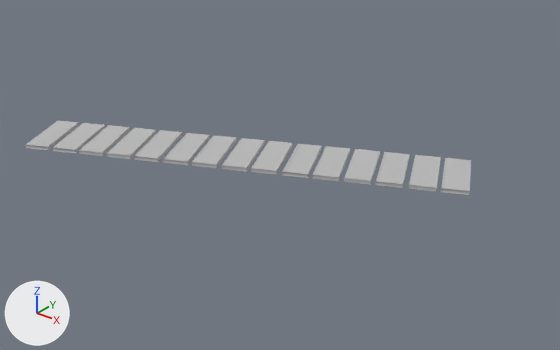
The FBX model TempusState/Assets/Environment/FloatingIsland/Bridge Portal/Bridge2/bridge2.fbx as it was, and as the next commit left it.
Camera for both pictures: a 50 mm camera at (-0.0302, -0.1121, 0.1096) aimed at (-0.0811, -0.0485, 0.0702). The axes (+X, +Y, +Z) are drawn at lower left. The lights are the same throughout. Where no turn or scale is listed for an object, it has been applied to the vertices.
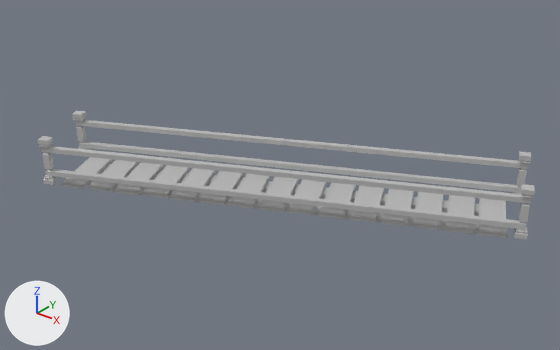
The change, as a diff of the scene's bpy script:
```diff
--- a/TempusState/Assets/Environment/FloatingIsland/Bridge Portal/Bridge2/bridge2.fbx.py
+++ b/TempusState/Assets/Environment/FloatingIsland/Bridge Portal/Bridge2/bridge2.fbx.py
@@ me_mesh @@
-me_mesh.from_pydata(...)  # 480 vertices, 450 faces; spans x -0.1102..-0.06, y -0.0648..-0.0358, z 0.0721..0.0725
+me_mesh.from_pydata(...)  # 912 vertices, 878 faces; spans x -0.0271..0.0271, y -0.0161..0.0161, z -0.0034..0.0034
+# me_mesh part 1: the loose piece of 32 vertices spanning x -0.066..-0.06, y -0.0442..-0.0358, z 0.0721..0.0725 is moved by (0.0849, 0.0504, -0.075)
+# me_mesh part 2: the loose piece of 32 vertices spanning x -0.0691..-0.0631, y -0.0457..-0.0372, z 0.0721..0.0725 is moved by (0.0849, 0.0504, -0.075)
+# me_mesh part 3: the loose piece of 32 vertices spanning x -0.0724..-0.0664, y -0.0472..-0.0387, z 0.0721..0.0725 is moved by (0.0849, 0.0504, -0.075)
+# me_mesh part 4: the loose piece of 32 vertices spanning x -0.0755..-0.0695, y -0.0486..-0.0401, z 0.0721..0.0725 is moved by (0.0849, 0.0504, -0.075)
+# me_mesh part 5: the loose piece of 32 vertices spanning x -0.0944..-0.0884, y -0.0574..-0.049, z 0.0721..0.0725 is moved by (0.0849, 0.0504, -0.075)
+# me_mesh part 6: the loose piece of 32 vertices spanning x -0.0913..-0.0853, y -0.056..-0.0475, z 0.0721..0.0725 is moved by (0.0849, 0.0504, -0.075)
+# me_mesh part 7: the loose piece of 32 vertices spanning x -0.088..-0.082, y -0.0545..-0.046, z 0.0721..0.0725 is moved by (0.0849, 0.0504, -0.075)
+# me_mesh part 8: the loose piece of 32 vertices spanning x -0.0849..-0.0789, y -0.053..-0.0446, z 0.0721..0.0725 is moved by (0.0849, 0.0504, -0.075)
+# me_mesh part 9: the loose piece of 32 vertices spanning x -0.0817..-0.0757, y -0.0515..-0.0431, z 0.0721..0.0725 is moved by (0.0849, 0.0504, -0.075)
+# me_mesh part 10: the loose piece of 32 vertices spanning x -0.0786..-0.0726, y -0.0501..-0.0416, z 0.0721..0.0725 is moved by (0.0849, 0.0504, -0.075)
+# me_mesh part 11: the loose piece of 32 vertices spanning x -0.1069..-0.1009, y -0.0633..-0.0548, z 0.0721..0.0725 is moved by (0.0849, 0.0504, -0.075)
+# me_mesh part 12: the loose piece of 32 vertices spanning x -0.1007..-0.0947, y -0.0604..-0.0519, z 0.0721..0.0725 is moved by (0.0817, 0.049, -0.075)
+# me_mesh part 13: the loose piece of 32 vertices spanning x -0.1038..-0.0978, y -0.0618..-0.0534, z 0.0721..0.0725 is moved by (0.088, 0.0518, -0.075)
+# me_mesh part 14: the loose piece of 32 vertices spanning x -0.0976..-0.0916, y -0.0589..-0.0505, z 0.0721..0.0725 is moved by (0.0849, 0.0504, -0.075)
+# me_mesh part 15: a new loose piece of 208 vertices spanning x -0.0235..0.0271, y -0.0161..0.0084, z -0.0023..0.0034, in mat_lambert1 (grey #bcbcbc)
+# me_mesh part 16: a new loose piece of 208 vertices spanning x -0.0271..0.0235, y -0.0084..0.0161, z -0.0023..0.0034, in mat_lambert1 (grey #bcbcbc)
+# me_mesh part 17: a new loose piece of 32 vertices spanning x -0.0253..-0.0193, y -0.0144..-0.0059, z -0.0029..-0.0025, in mat_blinn14
+# me_mesh part 18: the loose piece of 32 vertices spanning x -0.1102..-0.1042, y -0.0648..-0.0563, z 0.0721..0.0725 is deleted
+# me_mesh part 19
+# 8 vertices are added at x -0.0238..0.0246, y -0.0122..0.0132, z -0.0034
+# 8 new vertices lie (0.0, 0.0, 0.0005) away from vertices in x -0.0238..0.0246, y -0.0122..0.0132, z -0.0034
+# 12 new faces join them, mat_lambert1 (grey #bcbcbc)
 me_mesh.materials.append(mat_blinn14)
+me_mesh.materials.append(mat_lambert1)  # grey #bcbcbc
@@ ob_polysurface385 @@
 ob_polysurface385 = bpy.data.objects.new('polySurface385', me_mesh)
-ob_polysurface385.location = (0.0, 0.0, 0.0)
+ob_polysurface385.location = (-0.0808, -0.04893, 0.07063)
```

Boxes [x1, y1, x2, y2] around the edits, measured in the pictures (560 x 350 px; the box of a moved part takes in the faces that stretch with it):
'polySurface385', reshaped, moved (12% wider, 70% taller): before [26, 120, 471, 195]; after [38, 111, 535, 239]
part 1 of me_mesh, moved or reshaped: before [441, 158, 471, 195]; after [478, 198, 507, 238]
part 2 of me_mesh, moved or reshaped: before [409, 155, 441, 191]; after [446, 195, 475, 234]
part 3 of me_mesh, moved or reshaped: before [375, 152, 410, 188]; after [412, 192, 444, 230]
part 4 of me_mesh, moved or reshaped: before [344, 149, 380, 185]; after [381, 189, 414, 226]
part 5 of me_mesh, moved or reshaped: before [163, 133, 210, 165]; after [200, 171, 243, 205]
part 6 of me_mesh, moved or reshaped: before [192, 135, 236, 168]; after [228, 174, 270, 208]
part 7 of me_mesh, moved or reshaped: before [222, 138, 265, 171]; after [258, 177, 299, 212]
part 8 of me_mesh, moved or reshaped: before [251, 141, 293, 175]; after [288, 179, 326, 215]
part 9 of me_mesh, moved or reshaped: before [282, 144, 322, 178]; after [319, 183, 356, 219]
part 10 of me_mesh, moved or reshaped: before [312, 146, 350, 181]; after [349, 186, 384, 222]
part 11 of me_mesh, moved or reshaped: before [53, 123, 105, 153]; after [89, 160, 138, 192]
part 12 of me_mesh, moved or reshaped: before [107, 128, 156, 159]; after [115, 163, 164, 195]
part 13 of me_mesh, moved or reshaped: before [79, 125, 130, 156]; after [143, 165, 190, 198]
part 14 of me_mesh, moved or reshaped: before [134, 130, 182, 162]; after [171, 168, 216, 202]
part 15 of me_mesh, added: after [38, 136, 535, 239]
part 16 of me_mesh, added: after [72, 111, 531, 194]
part 17 of me_mesh, added: after [61, 157, 112, 189]
part 18 of me_mesh, deleted: before [26, 120, 79, 150]
part 19 of me_mesh, added: after [89, 164, 509, 238]
